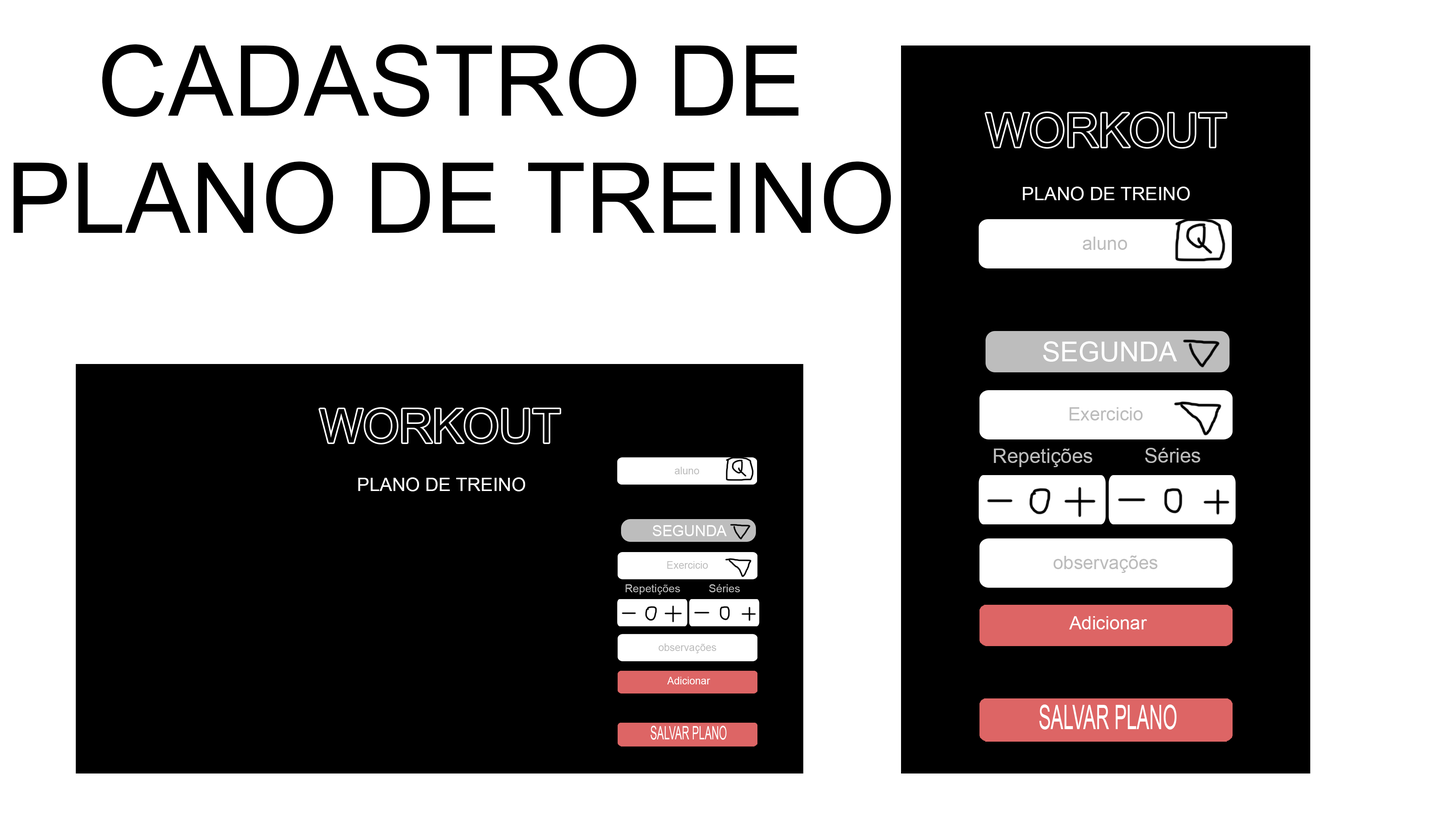
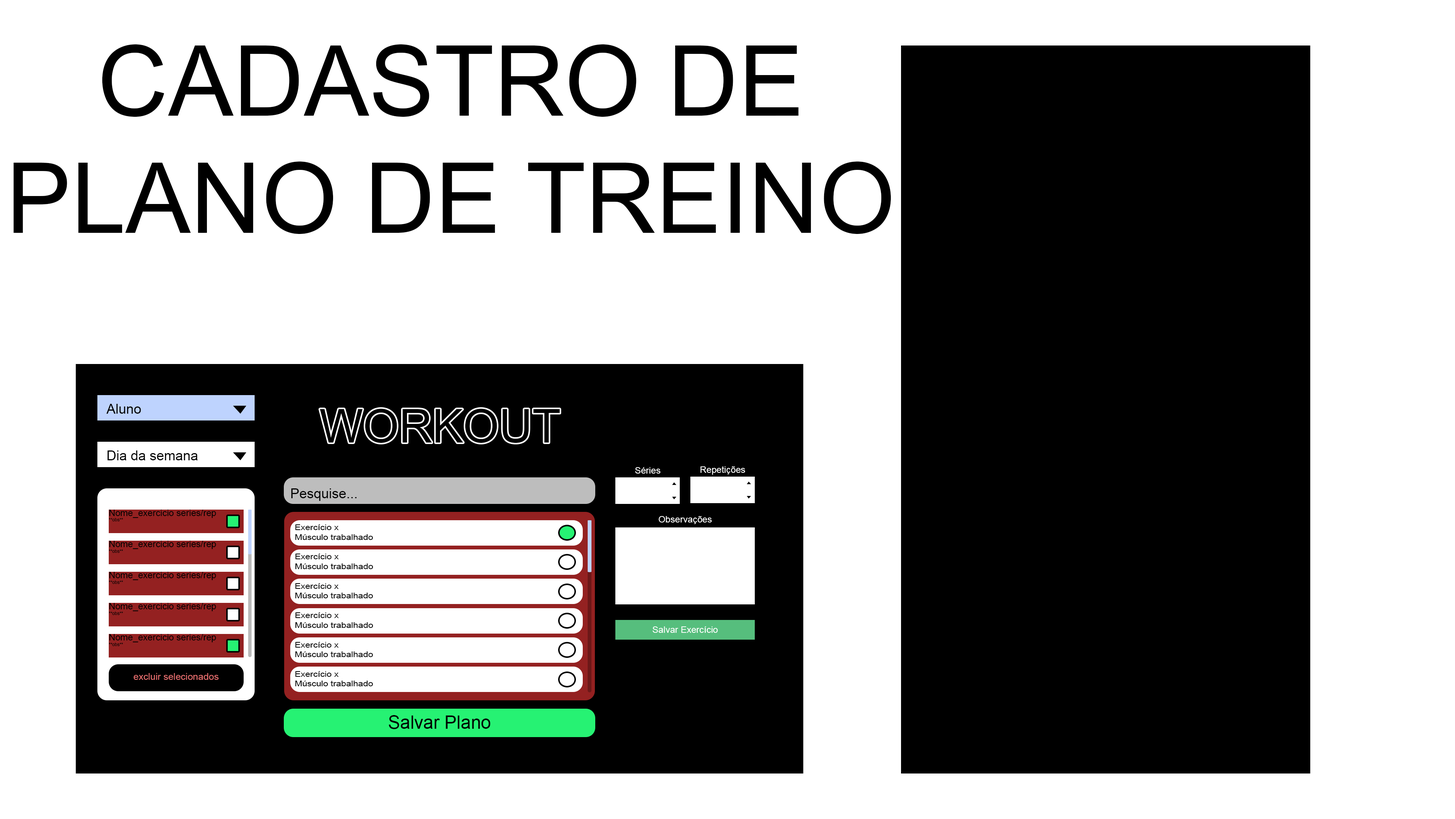
Two versions of the same layered image (1455x819). Layer-by-layer changes:
added group "Mobile" with 1 layers above "Pc" over [978, 111, 1236, 742]
moved "Camada 2" into group "Mobile" over [978, 111, 1236, 742]
added group "Pc" with 94 layers above "CADASTRO DE PLANO DE TREINO" over [97, 394, 760, 747]
removed group "Agrupar 1" (2nd of 3) (31 layers) over [319, 457, 760, 747]
added group "Plano atual" with 27 layers in group "Pc" over [108, 509, 252, 691]
moved "Retângulo Arredondado 1" (in "Pc" › "Plano atual" › "Excluir") into group "Excluir", painted on it over [108, 474, 1236, 691]
added layer "Fundo" (4th of 16, in "Pc") in group "Pc" over [97, 488, 255, 700]
added group "Procurar exercícios" with 35 layers in group "Pc" over [283, 477, 647, 727]
added group "Exercicios" (2nd of 2, in "Pc" › "Procurar exercícios") with 30 layers in group "Procurar exercícios" over [284, 511, 596, 700]
added group "Pagina de exercicios" with 29 layers in group "Exercicios" over [284, 511, 596, 700]
added group "Lista de exercicios" with 24 layers in group "Pagina de exercicios" over [290, 519, 583, 692]
added layer "Fundo" (12th of 16, in "Pc" › "Procurar exercícios" › "Exercicios" › "Pagina de exercicios") in group "Pagina de exercicios" over [284, 511, 596, 700]
removed group "Agrupar 1" (3rd of 3, in "Agrupar 1") (28 layers) from group "Agrupar 1" over [617, 457, 760, 747]
renamed "Camada 1" to "Fundo", moved it into group "Pc" over [97, 394, 760, 747]
removed group "Agrupar 1" (1st of 3) (30 layers) over [978, 112, 1236, 742]
removed group "Agrupar 3" (1st of 2, in "Agrupar 1") (7 layers) from group "Agrupar 1" over [978, 354, 1236, 525]
removed group "Agrupar 5" (1st of 4, in "Agrupar 1" › "Agrupar 3") (3 layers) from group "Agrupar 3" over [986, 354, 1236, 525]
removed layer "Camada 4" from group "Agrupar 5" over [986, 354, 1231, 518]
…and 133 more changes (80 added, 2 painted, 51 removed, 2 stack)
